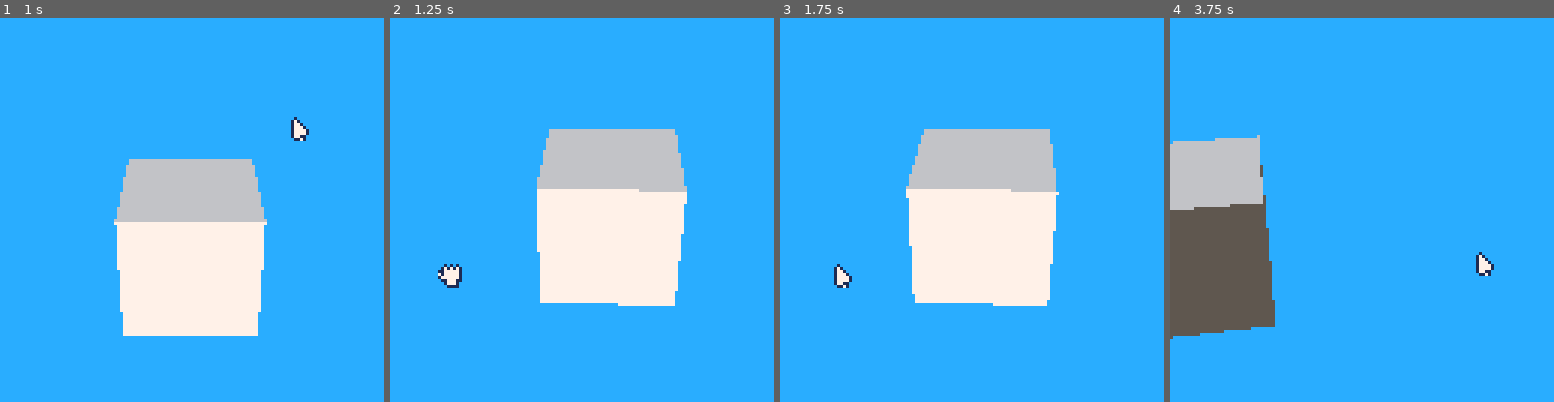
Above: before the commit, frames 1-4 (left to right).
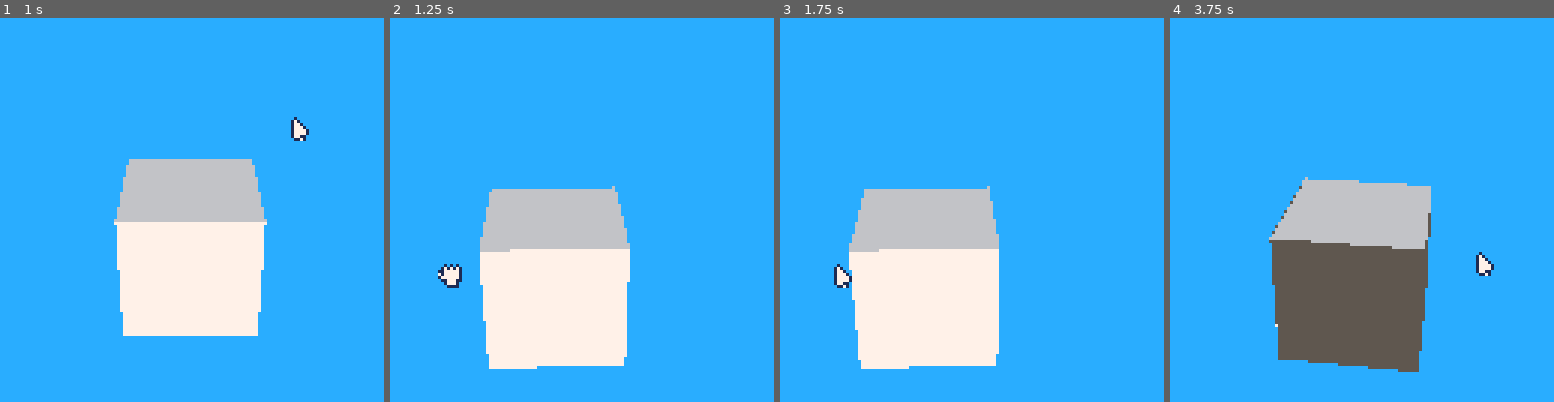
Above: after the commit, the same moments.

Repository: Woj-Rak/PICO-8-RENDERER
Game: PICO-8 cartridge renderer.p8
Two runs of this game, one before a commit and one after it. Both use one fixed random seed, a clock stepped at 60 frames per second and the inputs below.
Inputs (mouse positions are in pixels of both pictures, inside the frame that each line leads up to):
- Up to frame 1 (1 s): tap X (X key) at 0.33 s; click (280, 121) at 0.67 s; tap O (Z key) at 0.7 s
- Up to frame 2 (1.25 s): tap X (X key) at 1.07 s; click (436, 267) at 1.22 s
- Up to frame 3 (1.75 s): hold Right from 1.6 s (still down); tap O (Z key) at 1.7 s
- Up to frame 4 (3.75 s): click (1277, 114) at 1.77 s; tap X (X key) at 1.85, 2.97 s; release Right at 2.1 s; tap O (Z key) every 0.4 s from 2.1 to 3.7 s; hold Up 2.15-2.42 s; click (1342, 259) at 2.32 s; hold Right 2.47-3.03 s; click (1404, 106) at 2.87 s; hold Left 3.08-3.58 s; click (1465, 256) at 3.42 s; hold Down from 3.63 s (still down)

Frame 1 is identical in both runs. In frame 2, 24% of the frame differs, in the area x 23-78%, y 28-92%; in frame 3, 24%; in frame 4, 31%, in the area x 0-68%, y 30-93%.

Commit message:
matrix bug fixes and progress

Diff:
--- a/camera.lua
+++ b/camera.lua
@@ -34,10 +34,10 @@
     if mouse.button == 1 then
         -- pitch
         if mouse.y < mouse.last_y then
-            c.pitch -= mouse.move_sens
+            c.pitch += mouse.move_sens
         end
         if mouse.y > mouse.last_y then
-            c.pitch += mouse.move_sens
+            c.pitch -= mouse.move_sens
         end
         -- yaw
         if mouse.x < mouse.last_x then
--- a/matrix.lua
+++ b/matrix.lua
@@ -100,20 +100,20 @@
 function mat4_mul_mat4(a, b)
     return {
         a[1]  * b[1] + a[2]  * b[5] + a[3]  * b[9]  + a[4]  * b[13],
+        a[1]  * b[2] + a[2]  * b[6] + a[3]  * b[10] + a[4]  * b[14],
+        a[1]  * b[3] + a[2]  * b[7] + a[3]  * b[11] + a[4]  * b[15],
+        a[1]  * b[4] + a[2]  * b[8] + a[3]  * b[12] + a[4]  * b[16],
         a[5]  * b[1] + a[6]  * b[5] + a[7]  * b[9]  + a[8]  * b[13],
-        a[9]  * b[1] + a[10] * b[5] + a[11] * b[9]  + a[12] * b[13],
+        a[5]  * b[2] + a[6]  * b[6] + a[7]  * b[10] + a[8]  * b[14],
+        a[5]  * b[3] + a[6]  * b[7] + a[7]  * b[11] + a[8]  * b[15],
+        a[5]  * b[4] + a[6]  * b[8] + a[7]  * b[12] + a[8]  * b[16],
+        a[9]  * b[1] + a[6]  * b[5] + a[11] * b[9]  + a[12] * b[13],
+        a[9]  * b[2] + a[10] * b[6] + a[11] * b[10] + a[12] * b[14],
+        a[9]  * b[3] + a[10] * b[7] + a[11] * b[11] + a[12] * b[15],
+        a[9]  * b[4] + a[10] * b[8] + a[11] * b[12] + a[12] * b[16],
         a[13] * b[1] + a[14] * b[5] + a[15] * b[9]  + a[16] * b[13],
-        a[1]  * b[2] + a[2]  * b[6] + a[3]  * b[10] + a[4]  * b[14],
-        a[5]  * b[2] + a[6]  * b[6] + a[7]  * b[10] + a[8]  * b[14],
-        a[9]  * b[2] + a[10] * b[6] + a[11] * b[10] + a[12] * b[14],
         a[13] * b[2] + a[14] * b[6] + a[15] * b[10] + a[16] * b[14],
-        a[1]  * b[3] + a[2]  * b[7] + a[3]  * b[11] + a[4]  * b[15],
-        a[5]  * b[3] + a[6]  * b[7] + a[7]  * b[11] + a[8]  * b[15],
-        a[9]  * b[3] + a[10] * b[7] + a[11] * b[11] + a[12] * b[15],
         a[13] * b[3] + a[14] * b[7] + a[15] * b[11] + a[16] * b[15],
-        a[1]  * b[4] + a[2]  * b[8] + a[3]  * b[12] + a[4]  * b[16],
-        a[5]  * b[4] + a[6]  * b[8] + a[7]  * b[12] + a[8]  * b[16],
-        a[9]  * b[4] + a[10] * b[8] + a[11] * b[12] + a[12] * b[16],
         a[13] * b[4] + a[14] * b[8] + a[15] * b[12] + a[16] * b[16]
     }
 end
@@ -141,7 +141,7 @@
         x.x, x.y, x.z, -vec_dot(x, cam_pos),
         y.x, y.y, y.z, -vec_dot(y, cam_pos),
         z.x, z.y, z.z, -vec_dot(z, cam_pos),
-          0,   0,   0, 1
+          0,   0,   0,                    1;
     }
 
     return view_mat
--- a/mesh.lua
+++ b/mesh.lua
@@ -115,7 +115,7 @@
     end
 
     -- TODO: give user control over this
-    --new_mesh.translation.x -= 5 * #meshes+1
+    new_mesh.translation.z = 5 * #meshes
 
     add(meshes, new_mesh)
     load_in_progress = false
--- a/renderer.p8
+++ b/renderer.p8
@@ -15,10 +15,12 @@
 
 -- TODO:
 -- critical:
--- camera is funky again
+-- z rotation is wonky af
 -- let user controls which axis are spinning
 -- issues with multiple meshes rendering
     -- + calculate average depth and just use the painters algorithm
+-- mesh scaling = hold button + scroll
+-- add some stuff to the github readme and make repo public
 -- next version:
 -- different trifill function?
 -- texture loading?
@@ -123,9 +125,10 @@
         cur_mesh = meshes[m]
 
         if (auto_rotate) then
-            cur_mesh.rotation.x += 0.01
-            cur_mesh.rotation.y += 0.01
+            --cur_mesh.rotation.x += 0.01
+            --cur_mesh.rotation.y += 0.01
             cur_mesh.rotation.z += 0.01
+            --cur_mesh.translation.y += 0.01
         end
 
         -- view matrix
@@ -154,11 +157,10 @@
                 -- world matrix
                 world_matrix = mat_identity()
                 world_matrix = mat4_mul_mat4(scale_matrix, world_matrix)
-                world_matrix = mat4_mul_mat4(rot_matrix_x, world_matrix)
-                world_matrix = mat4_mul_mat4(rot_matrix_y, world_matrix)
+                --world_matrix = mat4_mul_mat4(rot_matrix_x, world_matrix)
+                --world_matrix = mat4_mul_mat4(rot_matrix_y, world_matrix)
                 world_matrix = mat4_mul_mat4(rot_matrix_z, world_matrix)
                 world_matrix = mat4_mul_mat4(translation_matrix, world_matrix)
-
                 -- multiple world matrix by the original vector
                 transformed_vertex = mat4_mul_vec(world_matrix, transformed_vertex)
 
